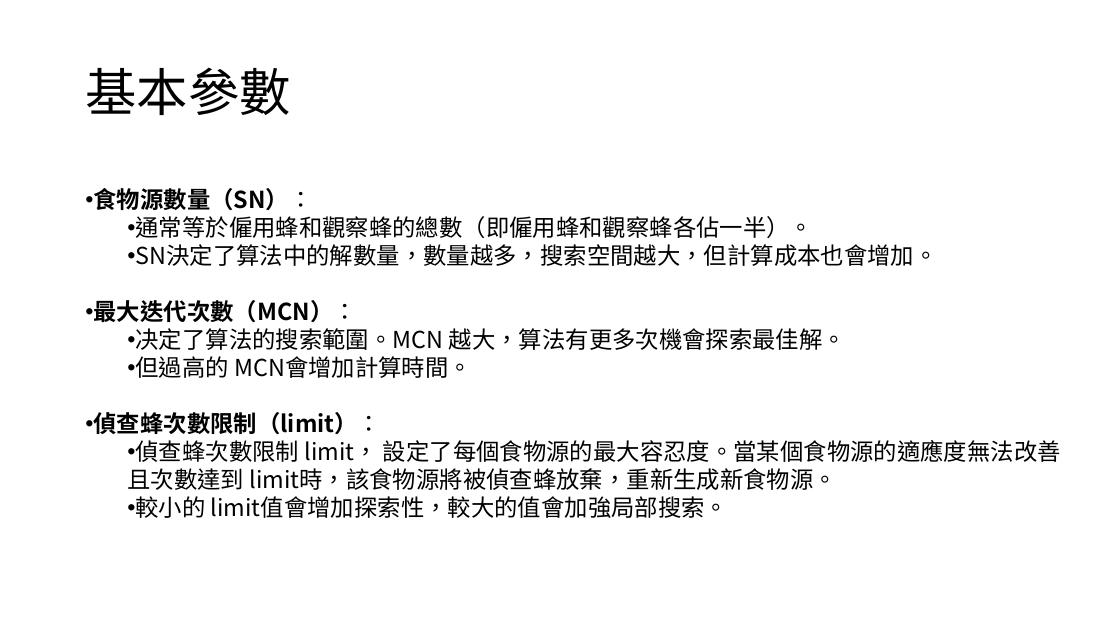
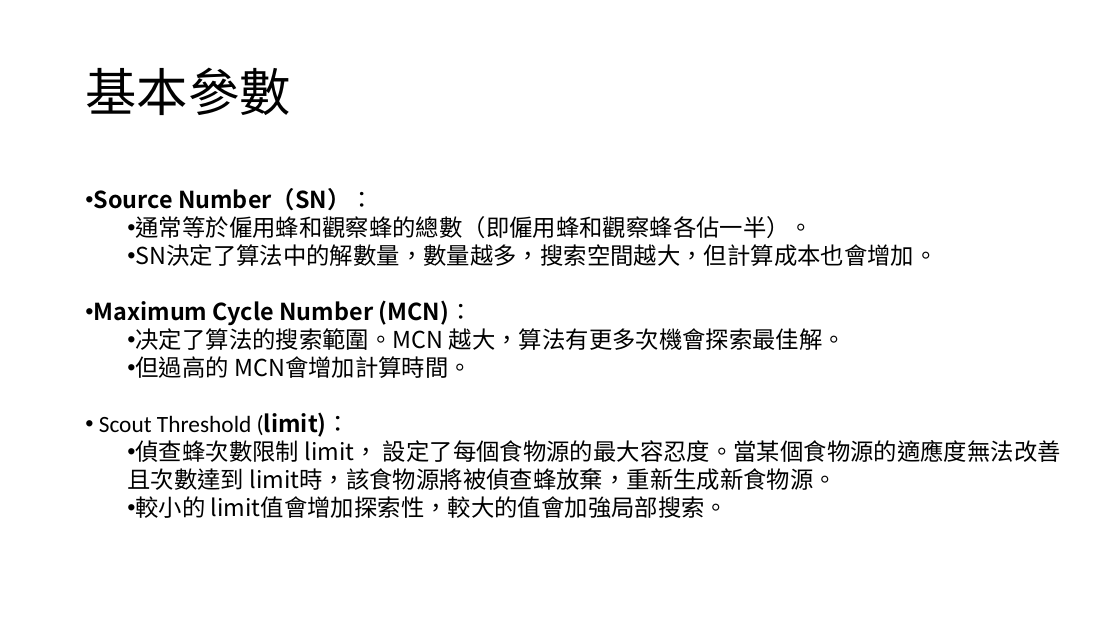
Before and after one commit to dreamakerChao/algorithm_final, a slide deck: slide 27 of 高等演算法報告.pptx. Drawn at 1120x630 pixels with LibreOffice and Linux fonts; fonts in the diff are those of the drawing. Boxes give left, top, right and bottom in pixels: in the first picture for what was removed or moved away, otherwise in the second. Text is boxed around its words. In the diff, an @@ line names an element or a change of style, - is before the commit and + after.

```diff
--- a/高等演算法報告.pptx
+++ b/高等演算法報告.pptx
@@ text at (94, 188, 374, 210): text changed @@
-• 食物源數量（SN）：
+• Source Number（SN）：
@@ text at (94, 300, 473, 326): text changed @@
-• 最大迭代次數（MCN）：
+• Maximum Cycle Number (MCN)：
@@ text at (99, 413, 350, 437): text changed; font Noto Sans CJK TC to Calibri; bold off @@
-• 偵查蜂次數限制（limit）：
+• Scout Threshold (limit)：
```
Also in this commit, not shown: 7 other slides changed, 3 slides added.
